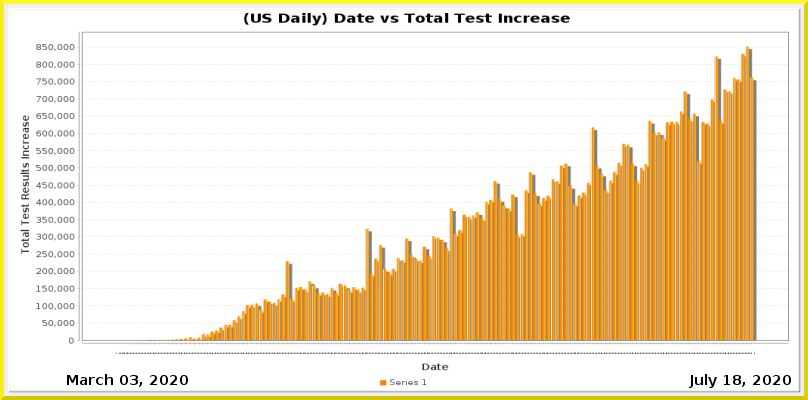
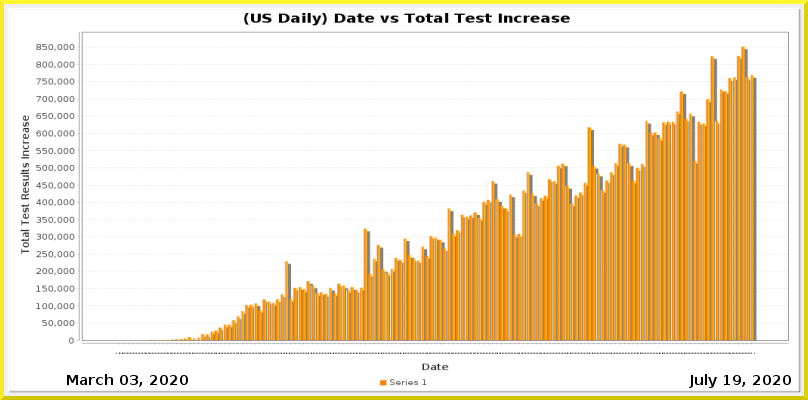
Layer changes from the first (808, 400) image to the second:
painted on "Current Date" over [733, 375, 741, 385]
painted on "Date_vs_TestIncrease.png" over [119, 46, 757, 354]
